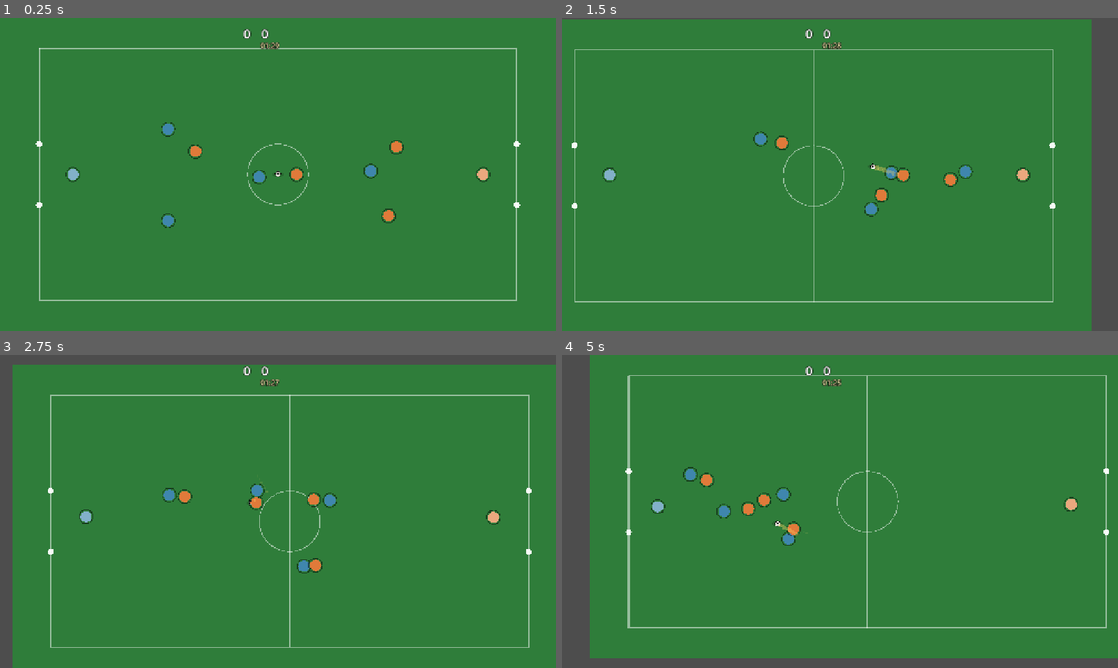
Above: before the commit, frames 1-4 (two rows, left to right).
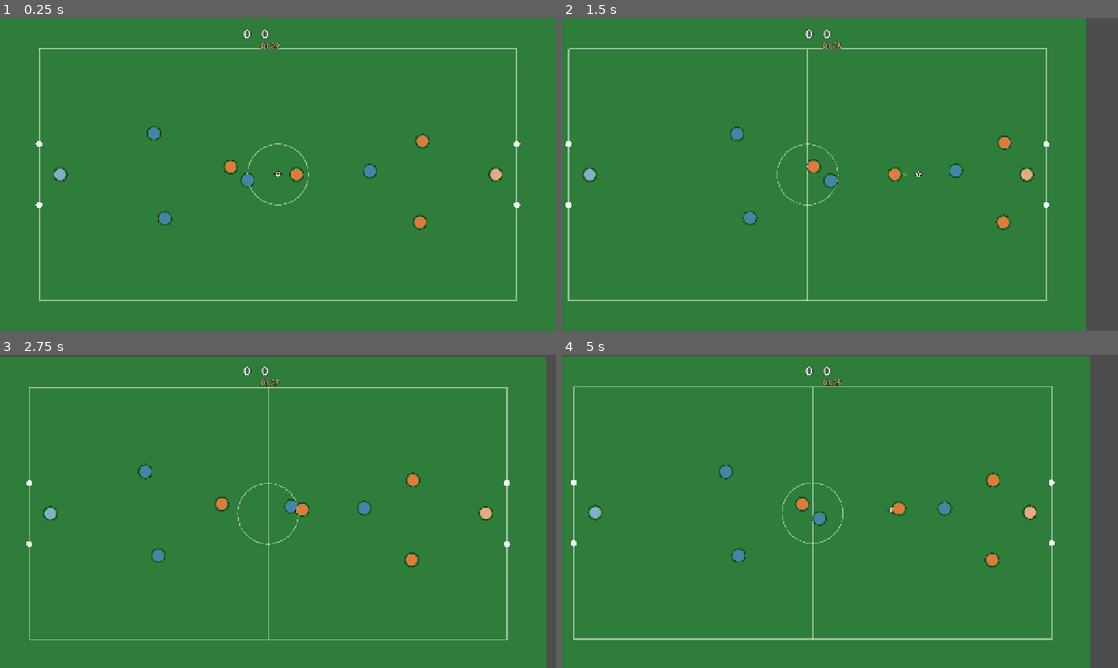
Above: after the commit, the same moments.

Repository: gmoraess/worldcupbeasts
Game: Godot game, scene res://scenes/Match.tscn
Two runs of this game, one before a commit and one after it. Both use one fixed random seed, a clock stepped at 60 frames per second and the inputs below.
Inputs (mouse positions are in pixels of both pictures, inside the frame that each line leads up to):
- Up to frame 1 (0.25 s): no input
- Up to frame 2 (1.5 s): tap Enter at 0.5 s; move the mouse to (962, 158) at 0.52 s; hold D 0.53-1.25 s; tap 1 at 0.6 s; click (962, 158) at 0.67 s; drag from (728, 190) to (812, 237) at 1.27 s
- Up to frame 3 (2.75 s): move the mouse to (333, 442) at 2.02 s; hold D from 2.03 s (still down); tap 3 at 2.1 s
- Up to frame 4 (5 s): release D at 2.75 s; drag from (812, 574) to (673, 464) at 2.77 s; move the mouse to (1006, 558) at 3.52 s; hold A 3.53-4.25 s; tap 5 at 3.6 s; drag from (673, 464) to (756, 433) at 4.27 s

The runs differ from the first frame. In frame 1, 1.2% of the frame differs, in the area x 9-91%, y 33-68%; in frame 2, 5.4%; in frame 3, 10%; in frame 4, 17%, in the area x 0-100%, y 0-100%.

Commit message:
Etapa 1 — defesa ZONAL (forma de time) + correções do goleiro
Baseado em como jogos de futebol posicionam a IA (marcação zonal: guardar
zonas, bloco compacto que se move com a bola e a fase — não perseguir todo
mundo, o que causava o scrum na área).

- Movimento ZONAL: formação desliza como BLOCO (pela x da bola + fase
  ataca-sobe/defende-recua), cada um guarda sua raia; só 1 presser vai à bola.
  Acaba o "sincronizado" e o amontoado no goleiro.
- Goleiro: sai pouco da linha; com a bola, AFASTA rápido (tiro de meta), não
  dribla na área; AGARRA bola colada (resolve "bola travada GK×atacante").
- Removido o cooldown de chute que causava o deadlock no goleiro.
- Tuning de placar: ~2-3 gols/partida (variável).

Co-Authored-By: Claude Sonnet 4.6 <noreply@anthropic.com>

Diff:
--- a/scripts/Match.gd
+++ b/scripts/Match.gd
@@ -144,6 +144,13 @@
 		if p != null and p.global_position.distance_to(ball.global_position) < CONTROL_R and spd < 230.0:
 			_set_carrier(p)
 	elif _steal_cd <= 0.0:
+		# goleiro adversário AGARRA bola colada (resolve bola travada GK×atacante)
+		var dgk := _team_gk("away" if carrier.team == "home" else "home")
+		if dgk != null and dgk.global_position.distance_to(carrier.global_position) < 26.0:
+			if randf() < 0.40:
+				_set_carrier(dgk)
+				_steal_cd = 0.6
+				return
 		# ROUBO deliberado: um adversário coladinho rola uma chance (não instantâneo)
 		var opp := _closest_opp_to(carrier)
 		if opp != null and opp.global_position.distance_to(carrier.global_position) < 28.0:
@@ -170,7 +177,7 @@
 		if p.global_position.distance_to(ball.global_position) < 34.0:
 			_save_rolled = true
 			var dfn: float = p.stats.get("def", 1.0)
-			if randf() < 0.85 * clampf(dfn, 0.5, 1.4):
+			if randf() < 0.64 * clampf(dfn, 0.5, 1.4):
 				ball.velocity *= 0.04
 				_set_carrier(p)
 				_shake = maxf(_shake, 6.0)
@@ -183,6 +190,11 @@
 		var d := p.global_position.distance_to(ball.global_position)
 		if d < bd: bd = d; best = p
 	return best
+
+func _team_gk(team: String) -> Player:
+	for p in (home if team == "home" else away):
+		if p.role == "gk": return p
+	return null
 
 func _closest_opp_to(me: Player) -> Player:
 	var best: Player = null
@@ -207,19 +219,29 @@
 
 func _carrier_decide() -> void:
 	if carrier == null or _in_flight: return
+	# GOLEIRO com a bola → afasta rápido (tiro de meta/lançamento), não dribla na área
+	if carrier.role == "gk":
+		var gmate := _best_pass(carrier)
+		var clr: Vector2
+		if gmate != null:
+			clr = gmate.global_position - carrier.global_position
+		else:
+			clr = Vector2(goal_x(carrier.team) - carrier.global_position.x, randf_range(-140, 140))
+		ball.kick(clr, clampf(clr.length() * 1.8, 520.0, 960.0), 0.0, 130.0)
+		_in_flight = true; carrier = null; _save_rolled = false
+		return
 	var team := carrier.team
 	var goal_c := Vector2(goal_x(team), MID.y)
 	var dist := carrier.global_position.distance_to(goal_c)
 	var pressure := _nearest_opp_dist(carrier)
 
-	# CHUTE — só perto, com lane, e respeitando o cooldown (controla o placar)
-	if _shot_cd <= 0.0 and dist < 240.0 and pressure < PRESSURE * 2.0:
+	# CHUTE — arcade: finaliza sempre que chega perto (mesmo sob pressão)
+	if dist < 270.0:
 		var fin: float = carrier.stats.get("fin", 1.0)
 		var noise := (1.6 - clampf(fin, 0.5, 1.5)) * 60.0
 		var aim := goal_c + Vector2(0, randf_range(-noise, noise))
 		ball.kick(aim - carrier.global_position, 780.0 + fin * 220.0, randf_range(-1.2, 1.2) * (1.4 - fin), 0.0)
 		_in_flight = true; carrier = null; _save_rolled = false
-		_shot_cd = 2.4
 		_enter_climax()
 		return
 	# PASSE — mais frequente (tiki-taka): sob pressão sempre; senão, chance se há bom mate
@@ -265,51 +287,27 @@
 func _move_players() -> void:
 	var def_team := "away" if poss == "home" else "home"
 	var presser := _closest_to_ball(def_team)
-	var marks := _assign_marks(def_team, presser)
 	for p in all:
-		p.target = _target_for(p, presser, marks)
-
-## Marcação individual: cada defensor (não-presser, não-gk) pega o atacante
-## mais perto ainda não marcado → movimentos independentes (não sincronizados).
-func _assign_marks(def_team: String, presser: Player) -> Dictionary:
-	var marks := {}
-	var attackers: Array[Player] = []
-	for a in (home if poss == "home" else away):
-		if a.role != "gk": attackers.append(a)
-	var taken := {}
-	for d in (home if def_team == "home" else away):
-		if d.role == "gk" or d == presser: continue
-		var best: Player = null
-		var bd := 1e9
-		for a in attackers:
-			if taken.has(a): continue
-			var dd := d.global_position.distance_to(a.global_position)
-			if dd < bd: bd = dd; best = a
-		if best != null:
-			marks[d] = best
-			taken[best] = true
-	return marks
-
-func _target_for(p: Player, presser: Player, marks: Dictionary) -> Vector2:
-	var bx := ball.global_position.x
-	var by := ball.global_position.y
+		p.target = _target_for(p, presser)
+
+func _target_for(p: Player, presser: Player) -> Vector2:
 	var atk := 1.0 if p.team == "home" else -1.0
 	var minx := FIELD.position.x + 36.0
 	var maxx := FIELD.end.x - 36.0
 
-	# GOLEIRO — fecha o ângulo (reta bola↔centro do gol), perto da linha
+	# GOLEIRO — fecha o ângulo, mas SAI POUCO da linha (não vira scrum)
 	if p.role == "gk":
 		var gc := Vector2(own_goal_x(p.team), MID.y)
 		var d := ball.global_position - gc
-		var pos := gc + d.normalized() * clampf(d.length() * 0.18, 22.0, 82.0)
+		var pos := gc + d.normalized() * clampf(d.length() * 0.14, 16.0, 52.0)
 		pos.y = clampf(pos.y, GOAL_TOP + 8.0, GOAL_BOT - 8.0)
 		if p.team == "home":
-			pos.x = clampf(pos.x, FIELD.position.x + 12, FIELD.position.x + 120)
+			pos.x = clampf(pos.x, FIELD.position.x + 10, FIELD.position.x + 70)
 		else:
-			pos.x = clampf(pos.x, FIELD.end.x - 120, FIELD.end.x - 12)
+			pos.x = clampf(pos.x, FIELD.end.x - 70, FIELD.end.x - 10)
 		return pos
 
-	# CARREGADOR — avança rumo ao gol DESVIANDO do defensor mais próximo
+	# CARREGADOR — avança rumo ao gol desviando do marcador
 	if p == carrier:
 		var gc := Vector2(goal_x(p.team), MID.y)
 		var dir := (gc - p.global_position).normalized()
@@ -318,23 +316,17 @@
 			dir = (dir + (p.global_position - opp.global_position).normalized() * 0.55).normalized()
 		return p.global_position + dir * 110.0
 
-	var lane := clampf(lerpf(p.home_pos.y, by, 0.22), FIELD.position.y + 30, FIELD.end.y - 30)
-
-	if p.team == poss:
-		# ATAQUE sem a bola: fwd corre à frente, mid apoia, def cobre (+ jitter próprio)
-		var push := 210.0 if p.role == "fwd" else (70.0 if p.role == "mid" else -50.0)
-		return Vector2(clampf(bx + push * atk, minx, maxx), lane) + p.jitter
-	else:
-		# DEFESA: presser vai na bola; resto MARCA individual (goal-side) ou segura linha
-		if p == presser:
-			return ball.global_position
-		if marks.has(p):
-			var a: Player = marks[p]
-			var own_gc := Vector2(own_goal_x(p.team), MID.y)
-			return a.global_position + (own_gc - a.global_position).normalized() * 30.0 + p.jitter
-		var own_gx := own_goal_x(p.team)
-		var line_x := lerpf(bx, own_gx, 0.32)
-		return Vector2(clampf(line_x, minx, maxx), lane) + p.jitter
+	# PRESSER — o ÚNICO do time sem posse que vai à bola (o resto segura a forma)
+	if p.team != poss and p == presser:
+		return ball.global_position
+
+	# ZONAL — slot da formação deslizando como BLOCO: desloca pela x da bola e
+	# pela FASE (ataca → sobe / defende → recua), mantendo a raia (compacta um pouco).
+	var hx := (ball.global_position.x - MID.x) * 0.5
+	var phase := (56.0 if p.team == poss else -34.0) * atk
+	var tx := clampf(p.home_pos.x + hx + phase, minx, maxx)
+	var ty := clampf(lerpf(p.home_pos.y, ball.global_position.y, 0.18), FIELD.position.y + 30, FIELD.end.y - 30)
+	return Vector2(tx, ty) + p.jitter
 
 func _closest_to_ball(team: String) -> Player:
 	var best: Player = null; var bd := 1e9
